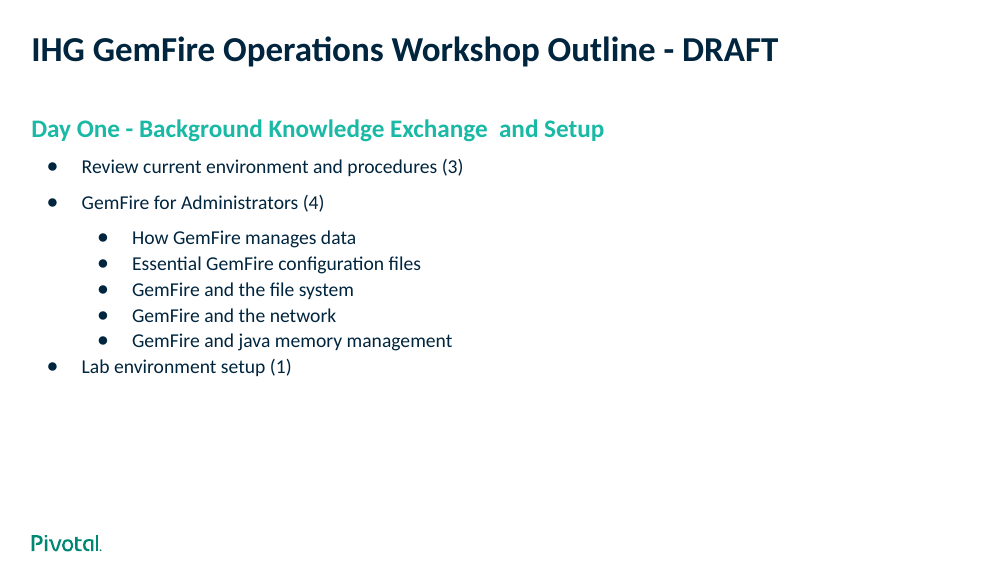
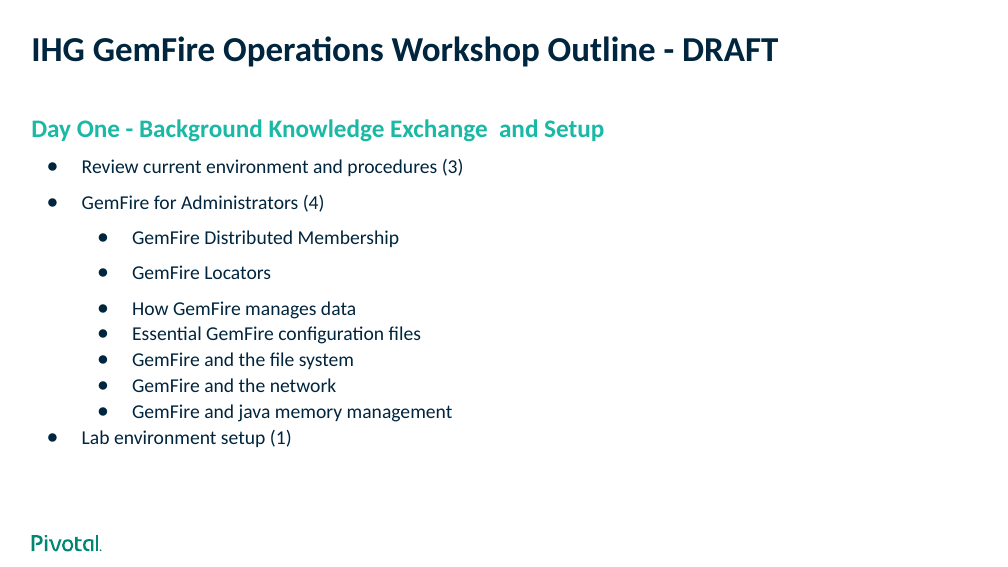
Before and after one commit to vmware-archive/ihg-ops-workshop, a slide deck: slide 1 of draft_outline.pptx. Drawn at 1008x567 pixels with LibreOffice and Linux fonts; fonts in the diff are those of the drawing. Boxes give left, top, right and bottom in pixels: in the first picture for what was removed or moved away, otherwise in the second. Text is boxed around its words. In the diff, an @@ line names an element or a change of style, - is before the commit and + after.

```diff
--- a/draft_outline.pptx
+++ b/draft_outline.pptx
@@ text at (132, 230, 400, 279): paragraphs added @@
+  ● GemFire Distributed Membership
+  ● GemFire Locators
```
Also in this commit, not shown: 2 other files.
